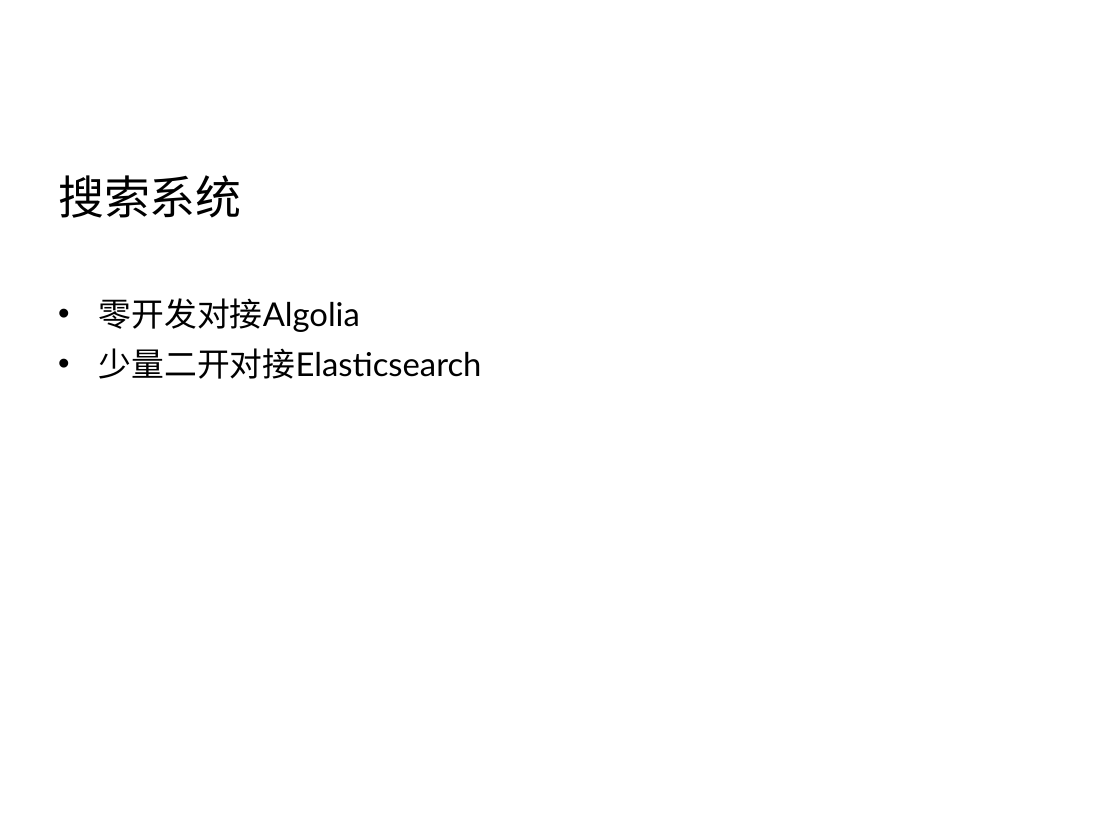
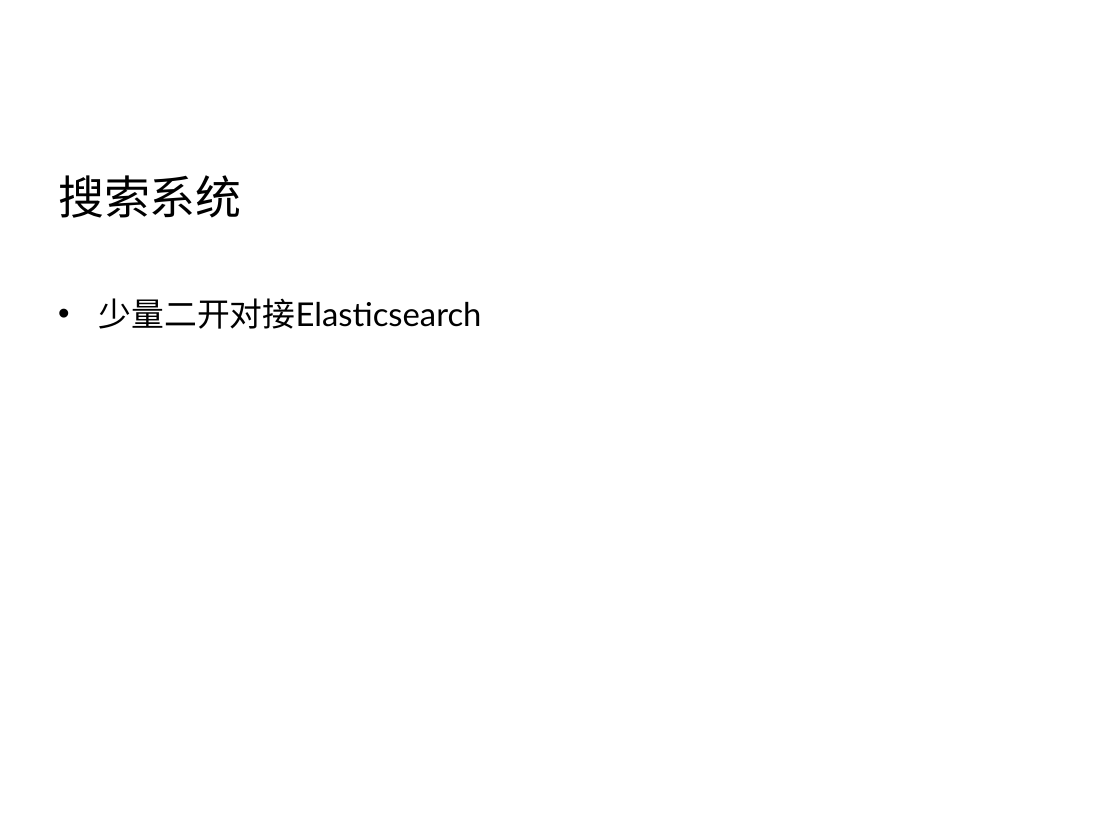
Before and after one commit to Vanessa219/b3log-index, a slide deck: slide 15 of src/sym/syme-intro.pptx (slide 14 before the commit). Drawn at 1120x840 pixels with LibreOffice and Linux fonts; fonts in the diff are those of the drawing; background and template pictures are left out. Boxes give left, top, right and bottom in pixels: in the first picture for what was removed or moved away, otherwise in the second. Text is boxed around its words. In the diff, an @@ line names an element or a change of style, - is before the commit and + after.

```diff
--- a/src/sym/syme-intro.pptx
+++ b/src/sym/syme-intro.pptx
@@ text at [99, 298, 360, 332]: paragraph removed @@
-• 零开发对接Algolia
```
Also in this commit, not shown: 9 other slides changed, 1 slide added.
